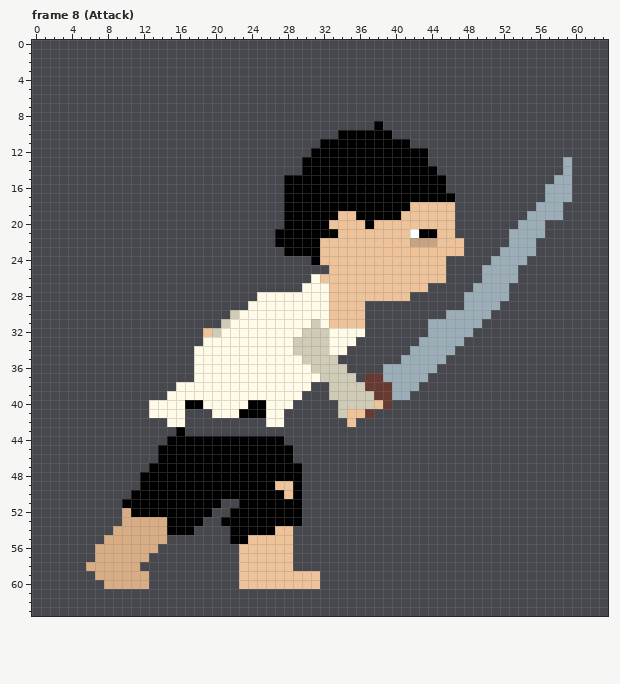
File history of a pixel-art file, assets/personajes/protagonista.aseprite. The picture above is the old version.
64x64 pixels, 11 frames. Shown: frame 8 (Attack). The commit also changed other frames, which this record leaves out.
After the commit:
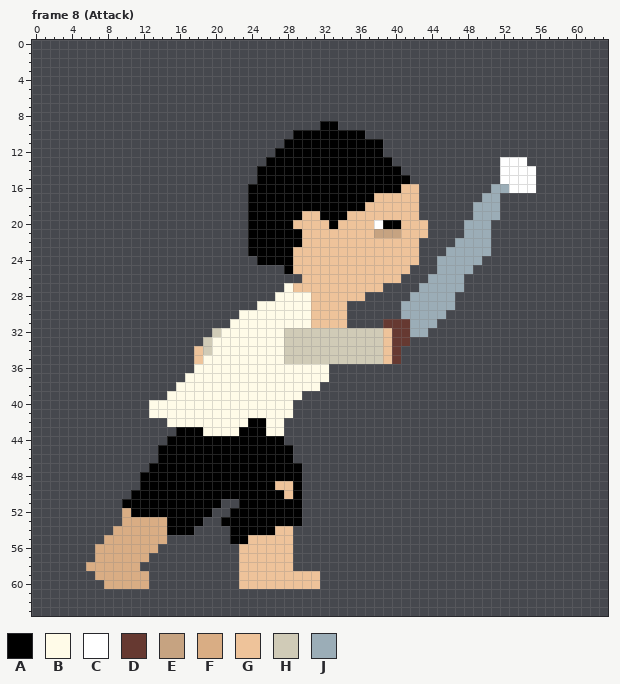
Palette (. is transparent): A #000000  B #fffbe8  C #ffffff  D #663931  E #c6a381  F #d9ad84  G #eec39a  H #d0cbb7  J #9badb7
Difference:
layer "SlashFX" now shown
Changed rows in their new state; - is an unchanged pixel.
Frame 8 (Attack):
first column x 17:
 9 ---------------AA----.---------------------
10 ------------AAAAA---...--------------------
11 -----------AAAA-------...------------------
12 ----------AAAA--------.....----------------
13 ---------AAAA----------....--------CCC----.
14 --------AAAAA-----------....-------CCCC---.
15 --------AAA--------------....------CCCC--..
16 -------AAAA-------------GG...-----JJCCC-...
17 -------AAAA----------GGGGG....---JJ-----...
18 -------AAAA---------GGGGG-....--JJJ----...-
19 -------AAAA--GG--A-GGGGG--....--JJJ---....-
20 -------AAAA-GGGGA---GCAA---...-JJJ---...---
21 -------AAA---GGGG----EEE-GG...-JJJ--....---
22 -------AAA---GG----------G....JJJJ--...----
23 -------AAAA-GGG-----------...JJJJJ-....----
24 --------AAAAGGG-----------..JJJJJ-....-----
25 -----------AGGGG---------...JJJJ-....------
26 -------------GG---------...JJJJ--....------
27 -----------BGGGG------....JJJJJ-....-------
28 --------..----GG----.....JJJJJ-.....-------
29 -------.------GG--..----JJJJJJ-....--------
30 -----.--------GG--..----JJJJJ.....---------
31 ----.---------GG--..--DDDJJ-.....----------
32 --.--------HH---HHHHHHGDDJJ.....-----------
33 --H--------H----HHHHHHGDD-.....------------
34 -GH--------H----HHHHHHGD-.....-------------
35 -G---------HH----HHHHHGD.....--------------
36 --------------BB..----......---------------
37 B--------------B...-.......----------------
38 --------------B-..........-----------------
39 ----------------.........------------------
40 BB-----BB--------......--------------------
41 BBB---BBB--B-----....----------------------
42 BBBBBBBAA---------.------------------------
43 AABBBBAAABB--------------------------------
